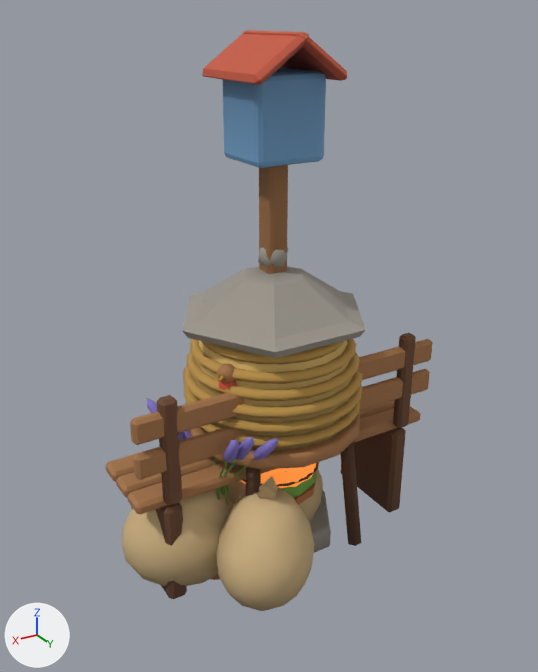
What one commit did to the glTF model apps/web/public/assets/decor3d/jardin.glb.
Rendered twice from a 50 mm lens placed at (1.31, 2.15, 1.94), pointed at (0.07, 0.09, 0.91). The lights are fixed; the arrows at lower left show +X, +Y and +Z. The first picture is the older version. Where no turn or scale is listed for an object, it has been applied to the vertices. Vertices at exactly the same position are counted once.

Objects in the first picture: 'banc:bois', 'banc:bois-sombre', 'lanterne-pierre:pierre-sombre', 'nichoir:bois', 'nichoir:peinture-bleue', 'nichoir:tuile', 'pots-fleurs:lavande', 'ruche-paille:bois', 'ruche-paille:bois-sombre', 'ruche-paille:paille', 'ruche-paille:paille-sombre', 'sacs:jute' and 7 more.
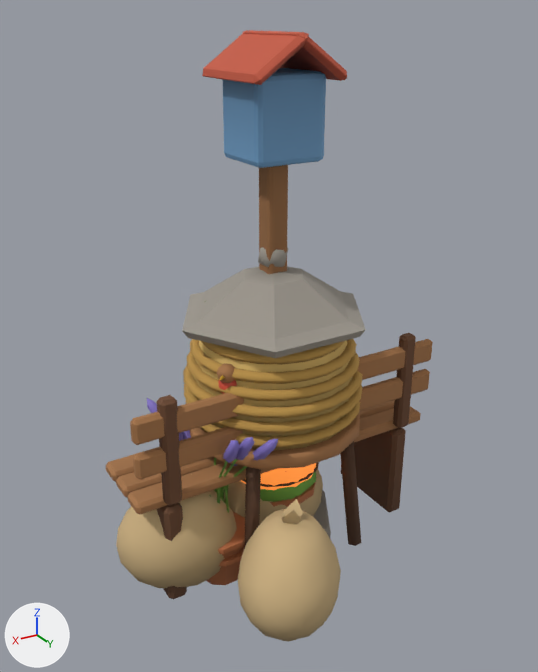
What differs and where, as boxes (x1, y1, x2, y2) in the pictures (538 x 672 px; the box of a moved part takes in the faces that stretch with it):
'sacs:jute', reshaped, moved, rescaled (11% wider, 22% taller)
    before: (121, 469, 323, 611)
    after: (116, 469, 341, 642)
'pots-vides:pot', added (brown)
    after: (206, 512, 245, 585)
part 1 of me_sacs_jute, moved or reshaped
    before: (223, 469, 323, 521)
    after: (223, 469, 323, 525)
part 2 of me_sacs_jute, moved or reshaped
    before: (121, 489, 233, 586)
    after: (116, 490, 237, 589)
part 3 of me_sacs_jute, moved or reshaped
    before: (216, 487, 314, 611)
    after: (238, 509, 341, 642)
part 4 of me_sacs_jute, moved or reshaped
    before: (257, 476, 278, 500)
    after: (282, 499, 303, 524)

The change, as a list of edits to the scene's bpy script:
```text
Change me_sacs_jute:
    used by ob_sacs_jute; parent = ob_sacs; location = (0.21, 0.155, 0.233); scale = (0.431, 0.431, 0.431)
    remove me_sacs_jute.from_pydata(...)  # 420 vertices, 798 faces; spans x -1.0..1.0, y -0.77..0.77, z -0.54..0.54
    add me_sacs_jute.from_pydata(...)  # 420 vertices, 798 faces; spans x -1.0..1.0, y -0.93..0.93, z -0.53..0.53
    me_sacs_jute part 1: the loose piece of 132 vertices spanning x -1.0..0.02, y -0.77..0.05, z -0.54..0.38 is scaled about its middle by 0.977, then moved by (-0.01, -0.17, 0.0)
    me_sacs_jute part 2: the loose piece of 132 vertices spanning x -0.03..1.0, y -0.66..0.18, z -0.54..0.38 is scaled about its middle by 0.977, then moved by (0.01, -0.18, 0.0)
    me_sacs_jute part 3: the loose piece of 132 vertices spanning x -0.48..0.44, y -0.19..0.77, z -0.54..0.38 is scaled about its middle by 0.977, then moved by (-0.02, 0.17, 0.0)
    me_sacs_jute part 4: the loose piece of 8 vertices spanning x -0.14..0.05, y 0.2..0.38, z 0.34..0.54 is moved by (-0.02, 0.17, -0.01)
    other edits to the shape of me_sacs_jute do not show in these pictures
Add me_pots_vides_pot:
    me_pots_vides_pot.from_pydata(...)  # 250 vertices, 480 faces; spans x -0.275..0.275, y -0.174..0.174, z -0.13..0.13
    me_pots_vides_pot.materials.append(mat_pot)
Change ob_sacs_jute:
    ob_sacs_jute.location: (0.21, 0.155, 0.233) -> (0.22, 0.235, 0.233)
    ob_sacs_jute.scale: (0.431, 0.431, 0.431) -> (0.441, 0.441, 0.441)
Add ob_pots_vides_pot:
    ob_pots_vides_pot = bpy.data.objects.new('pots-vides:pot', me_pots_vides_pot)
    ob_pots_vides_pot.location = (0.155, 0.06, 0.13)
```
